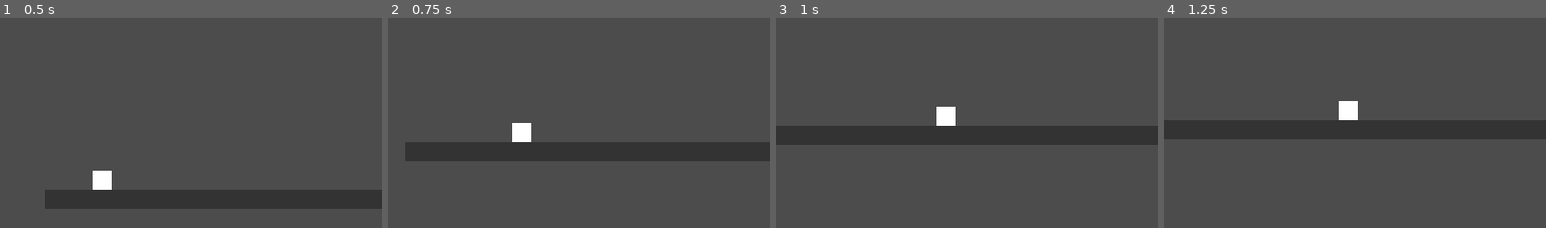
Above: before the commit, frames 1-4 (left to right).
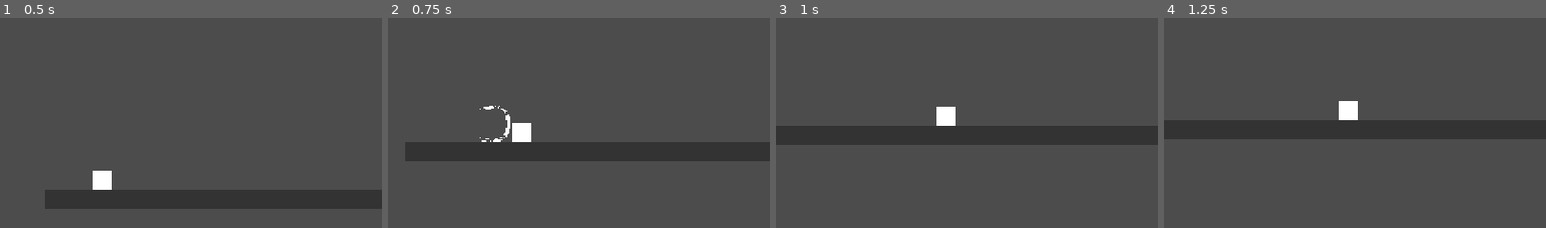
Above: after the commit, the same moments.

Repository: TheCursedMerchant/GMTK-Game-Jam-2019
Game: Godot game, scene res://Scenes/Levels/main.tscn
Same seed, same stepped clock (60 frames per second), same inputs: the game is played once before the commit and once after it.
Inputs:
- Up to frame 1 (0.5 s): no input
- Up to frame 2 (0.75 s): hold Right (ui_right) from 0.53 s (still down); tap Z (melee) at 0.6 s
- Up to frame 3 (1 s): keep holding Right (ui_right); tap Up (ui_up) at 0.77 s; tap X (shoot) at 0.8 s
- Up to frame 4 (1.25 s): keep holding Right (ui_right)
The pictures show only the part of the screen within x 41-91%, y 27-77%; the shares and areas given below are measured in that part.

Frame 1 is identical in both runs. In frame 2, 0.2% of the frame differs, in the area x 24-32%, y 41-60%; in frame 3, nothing differs; in frame 4, nothing differs.

Commit message:
Added attack animation for melee and fixed position logic

Diff:
--- a/Action One/Scenes/Attacks/Bullet.tscn
+++ b/Action One/Scenes/Attacks/Bullet.tscn
@@ -1,10 +1,18 @@
-[gd_scene load_steps=4 format=2]
+[gd_scene load_steps=5 format=2]
 
 [ext_resource path="res://Scripts/engine/damageBox.gd" type="Script" id=1]
 [ext_resource path="res://Art/Attacks/bullet.png" type="Texture" id=2]
 
 [sub_resource type="RectangleShape2D" id=1]
 extents = Vector2( 8.24636, 4.09547 )
+
+[sub_resource type="SpriteFrames" id=2]
+animations = [ {
+"frames": [ ExtResource( 2 ) ],
+"loop": true,
+"name": "default",
+"speed": 5.0
+} ]
 
 [node name="Shoot" type="Area2D"]
 script = ExtResource( 1 )
@@ -14,8 +22,8 @@
 [node name="CollisionShape2D" type="CollisionShape2D" parent="."]
 shape = SubResource( 1 )
 
-[node name="Sprite" type="Sprite" parent="."]
+[node name="AnimatedSprite" type="AnimatedSprite" parent="."]
 position = Vector2( 0.184021, 0 )
-texture = ExtResource( 2 )
+frames = SubResource( 2 )
 
 [connection signal="body_entered" from="." to="." method="_on_Shoot_body_entered"]
--- a/Action One/Scenes/Attacks/Melee_Attack.tscn
+++ b/Action One/Scenes/Attacks/Melee_Attack.tscn
@@ -1,6 +1,17 @@
-[gd_scene load_steps=3 format=2]
+[gd_scene load_steps=7 format=2]
 
 [ext_resource path="res://Scripts/engine/damageBox.gd" type="Script" id=1]
+[ext_resource path="res://Art/Attacks/melee1.png" type="Texture" id=2]
+[ext_resource path="res://Art/Attacks/melee2.png" type="Texture" id=3]
+[ext_resource path="res://Art/Attacks/melee3.png" type="Texture" id=4]
+
+[sub_resource type="SpriteFrames" id=2]
+animations = [ {
+"frames": [ ExtResource( 2 ), ExtResource( 3 ), ExtResource( 4 ) ],
+"loop": false,
+"name": "default",
+"speed": 20.0
+} ]
 
 [sub_resource type="CircleShape2D" id=1]
 
@@ -8,7 +19,11 @@
 script = ExtResource( 1 )
 lifeTime = 0.25
 
+[node name="AnimatedSprite" type="AnimatedSprite" parent="."]
+frames = SubResource( 2 )
+
 [node name="CollisionShape2D" type="CollisionShape2D" parent="."]
 shape = SubResource( 1 )
 
 [connection signal="body_entered" from="." to="." method="_on_Melee_Attack_body_entered"]
+[connection signal="animation_finished" from="AnimatedSprite" to="." method="_on_AnimatedSprite_animation_finished"]
--- a/Action One/Scenes/Player/Player.tscn
+++ b/Action One/Scenes/Player/Player.tscn
@@ -17,17 +17,17 @@
 }, {
 "frames": [ ExtResource( 2 ) ],
 "loop": false,
-"name": "Fall",
-"speed": 5.0
-}, {
-"frames": [ ExtResource( 2 ) ],
-"loop": false,
 "name": "Jump",
 "speed": 5.0
 }, {
 "frames": [ ExtResource( 2 ) ],
 "loop": true,
 "name": "Idle",
+"speed": 5.0
+}, {
+"frames": [ ExtResource( 2 ) ],
+"loop": false,
+"name": "Fall",
 "speed": 5.0
 } ]
 
@@ -40,7 +40,7 @@
 move_speed = 150
 jump_speed = 250
 drag = 0.5
-melee_loc = Vector2( 10, 0 )
+melee_loc = Vector2( 15, -8 )
 ranged_loc = Vector2( 20, 0 )
 
 [node name="AnimatedSprite" type="AnimatedSprite" parent="."]
--- a/Action One/Scripts/engine/damageBox.gd
+++ b/Action One/Scripts/engine/damageBox.gd
@@ -7,30 +7,36 @@
 export var direction = Vector2(1, 0)
 export var lifeTime = .5
 
+onready var animation_player = $AnimatedSprite
+
 # State Variables
 var creator
 var weakRef = weakref(self)
 var timer = Timer.new()
 
-func _ready():
-	timer = Timer.new()
-	timer.set_one_shot(true)
-	timer.set_wait_time(lifeTime)
-	timer.connect("timeout", self, "on_timeout_complete")
-	add_child(timer)
-	timer.start()
-
-func on_timeout_complete():
-	destroy()
+#func _ready():
+#	timer = Timer.new()
+#	timer.set_one_shot(true)
+#	timer.set_wait_time(lifeTime)
+#	timer.connect("timeout", self, "on_timeout_complete")
+#	add_child(timer)
+#	timer.start()
+#
+#func on_timeout_complete():
+#	destroy()
 
 func _physics_process(delta):
+	animation_player.play('default')
+	if direction.x == 1:
+		animation_player.flip_h = false
+	else:
+		animation_player.flip_h = true
 	global_position += move_speed * direction
 
 func handle_collision(body):
 	if(body != creator):
 		if body.has_method('take_damage'):
 			body.take_damage(damage)
-		destroy()
 
 func destroy():
 	timer.stop()
@@ -42,3 +48,6 @@
 
 func _on_Shoot_body_entered(body):
 	handle_collision(body)
+
+func _on_AnimatedSprite_animation_finished():
+	destroy()
--- a/Action One/Scripts/entities/player/Player.gd
+++ b/Action One/Scripts/entities/player/Player.gd
@@ -95,5 +95,7 @@
 
 	current_attack.direction = facing_direction
 	current_attack.creator = self
-	current_attack.global_position = global_position + loc * facing_direction
+	current_attack.global_position = global_position + Vector2(loc.x * facing_direction.x, loc.y)
+
+	print(facing_direction)
 	get_tree().get_root().add_child(current_attack)
--- a/Action One/Scripts/gui/MainGUI.gd
+++ b/Action One/Scripts/gui/MainGUI.gd
@@ -4,11 +4,8 @@
 onready var animation_player = $CenterContainer/AnimatedSprite
 
 func update_gui():
-	print('My animation player is: ', animation_player)
 	if player != null :
 		if player.can_act :
-			print('Setting active!')
 			animation_player.play('active')
 		else :
-			print('Setting inactive!')
 			animation_player.play('inactive')
Binary file added: Action One/Art/Attacks/melee1.png
Not shown, added: Action One/Art/Attacks/melee1.png.import
Binary file added: Action One/Art/Attacks/melee2.png
Not shown, added: Action One/Art/Attacks/melee2.png.import
Binary file added: Action One/Art/Attacks/melee3.png
Not shown, added: Action One/Art/Attacks/melee3.png.import
